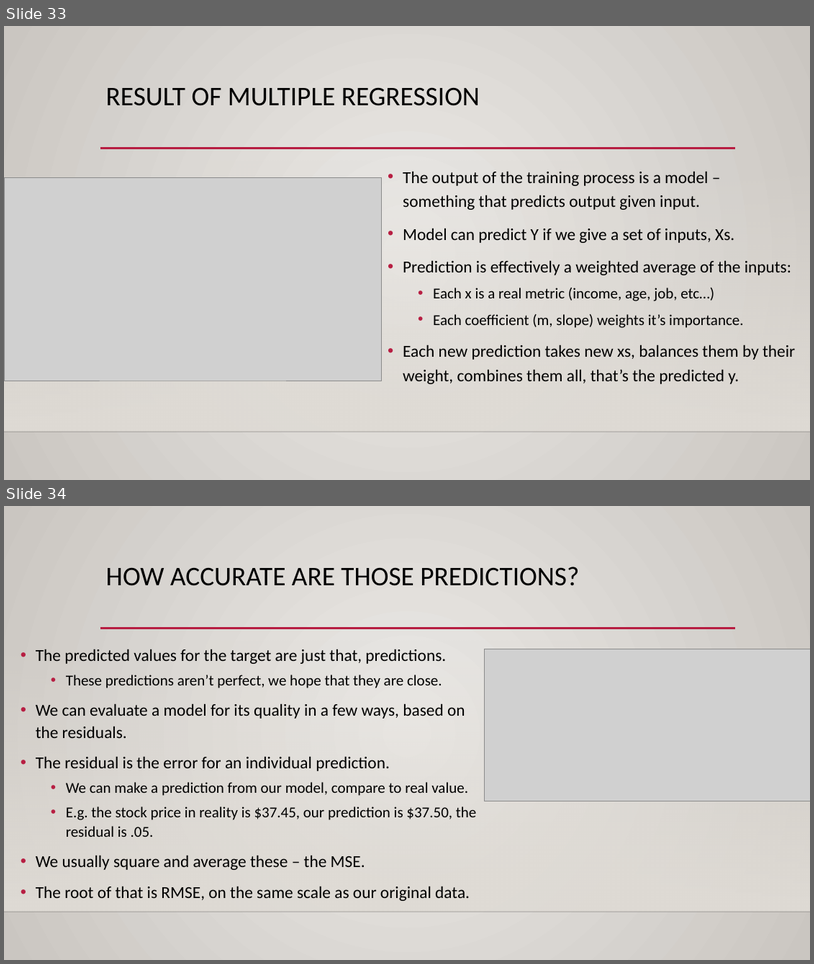
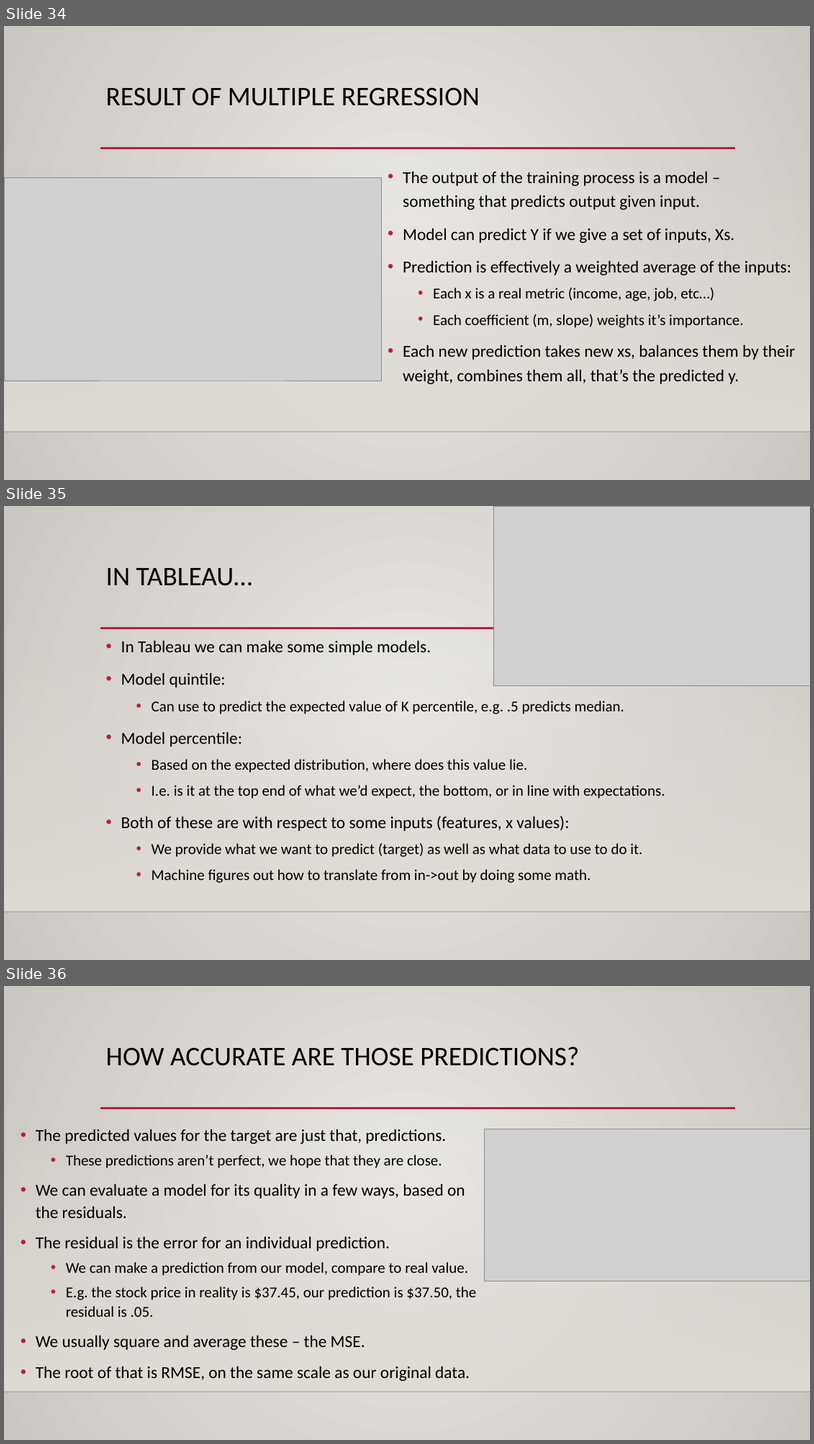
Before and after one commit to AkeemSemper/ml_datasets, a slide deck: slides/TimeSeries.pptx. Shown one above the other, each under a label of ours: slides 33 and 34 before the commit, slides 34, 35 and 36 after it. The pictures are 814x964 and 814x1444 pixels, drawn with LibreOffice and Linux fonts; fonts in the diff are those of the drawing; grey boxes stand for pictures; background and template pictures are left out. Boxes give left, top, right and bottom in pixels: in the first picture for what was removed or moved away, otherwise in the second. Text is boxed around its words. In the diff, an @@ line names an element or a change of style, - is before the commit and + after.

```diff
--- a/slides/TimeSeries.pptx
+++ b/slides/TimeSeries.pptx
@@ slide 35 added at (x1=4, y1=506, x2=810, y2=960), background gradient #ECEAE7 to #CAC7C1; not listed: 3 template elements that a slide beside it also shows @@
@@ picture added at (x1=494, y1=506, x2=810, y2=686) @@
@@ title added at (x1=106, y1=568, x2=252, y2=586), 32 pt, text #000000 @@
+IN TABLEAU…
@@ text added at (x1=121, y1=640, x2=665, y2=883), 18 pt, text #000000 @@
+• In Tableau we can make some simple models.
+• Model quintile:
+  • Can use to predict the expected value of K percentile, e.g. .5 predicts median.
+• Model percentile:
+  • Based on the expected distribution, where does this value lie.
+  • I.e. is it at the top end of what we’d expect, the bottom, or in line with expectations.
+• Both of these are with respect to some inputs (features, x values):
+  • We provide what we want to predict (target) as well as what data to use to do it.
+  • Machine figures out how to translate from in->out by doing some math.
@@ what was slide 33 is now slide 34 @@
@@ what was slide 34 is now slide 36 @@
```
Also in this commit, not shown: 4 slides changed, 1 other slide added, 1 other file.
